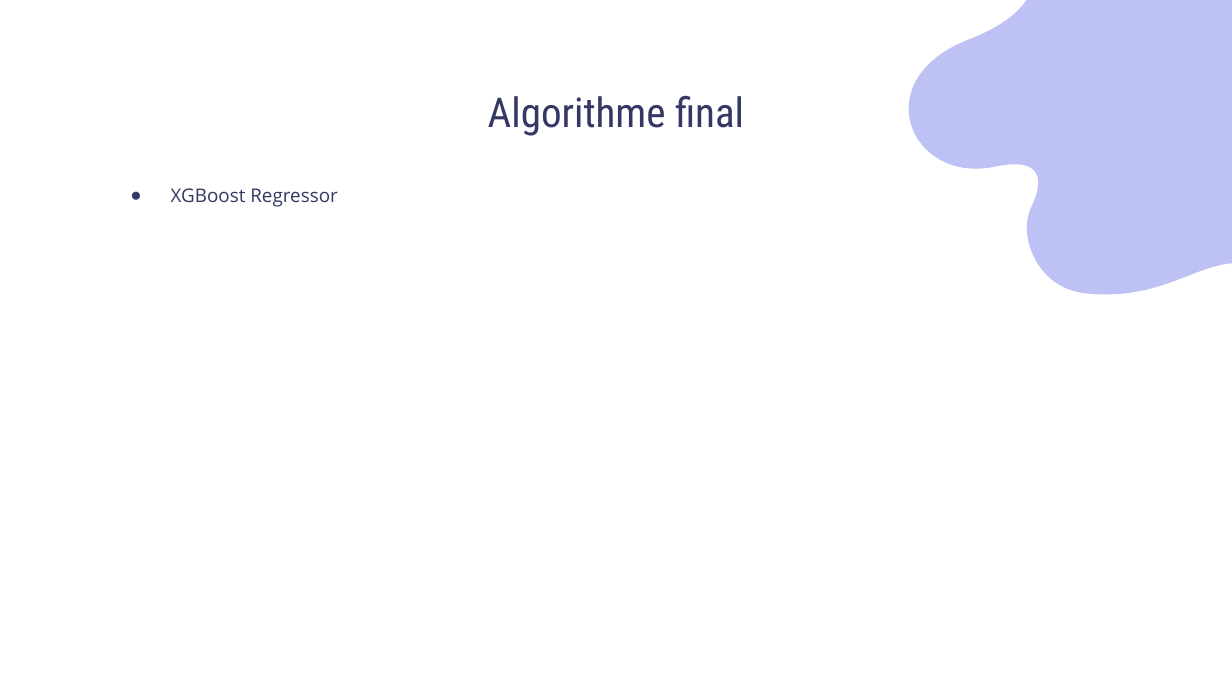
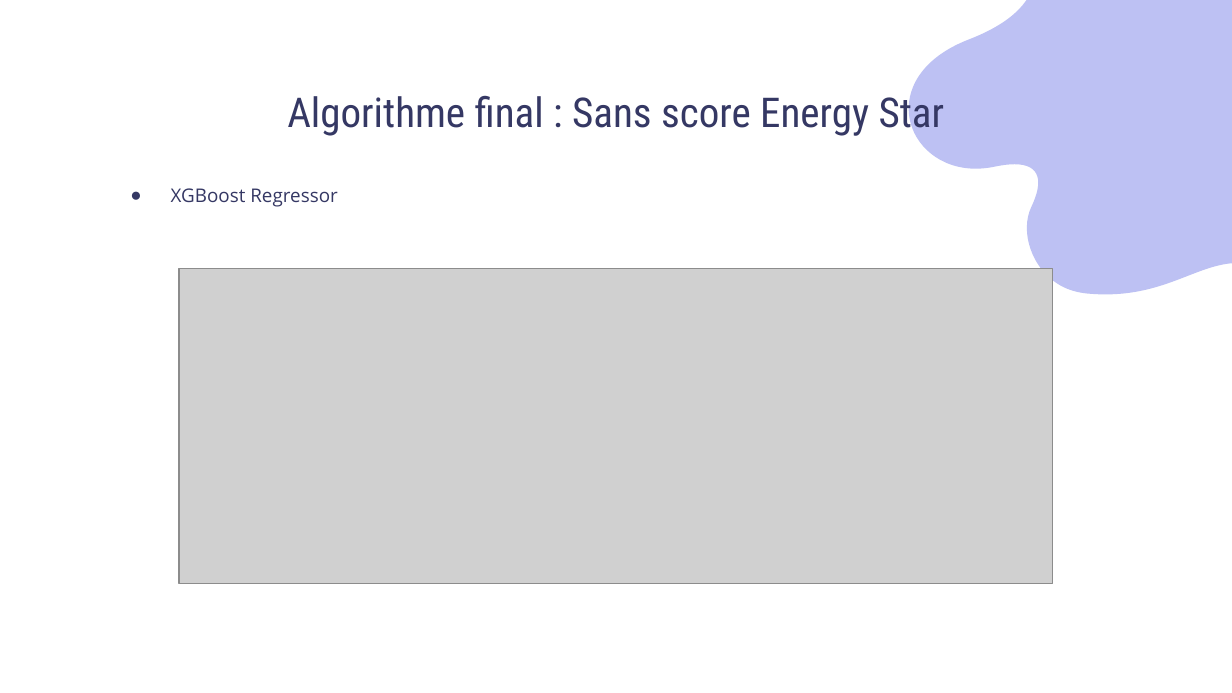
Before and after one commit to Sylvariane/Anticipez_les_besoins_en_electricite, a slide deck: slide 22 of Pélec_03_presentation.pptx. Drawn at 1232x693 pixels with LibreOffice and Linux fonts; fonts in the diff are those of the drawing; grey boxes stand for pictures. Boxes give left, top, right and bottom in pixels: in the first picture for what was removed or moved away, otherwise in the second. Text is boxed around its words. In the diff, an @@ line names an element or a change of style, - is before the commit and + after.

```diff
--- a/Pélec_03_presentation.pptx
+++ b/Pélec_03_presentation.pptx
@@ title at (287,89,945,137): text changed @@
-Algorithme final
+Algorithme final : Sans score Energy Star
@@ picture added at (179,269,1052,584) @@
```
Also in this commit, not shown: 4 other slides changed, 1 other file.
